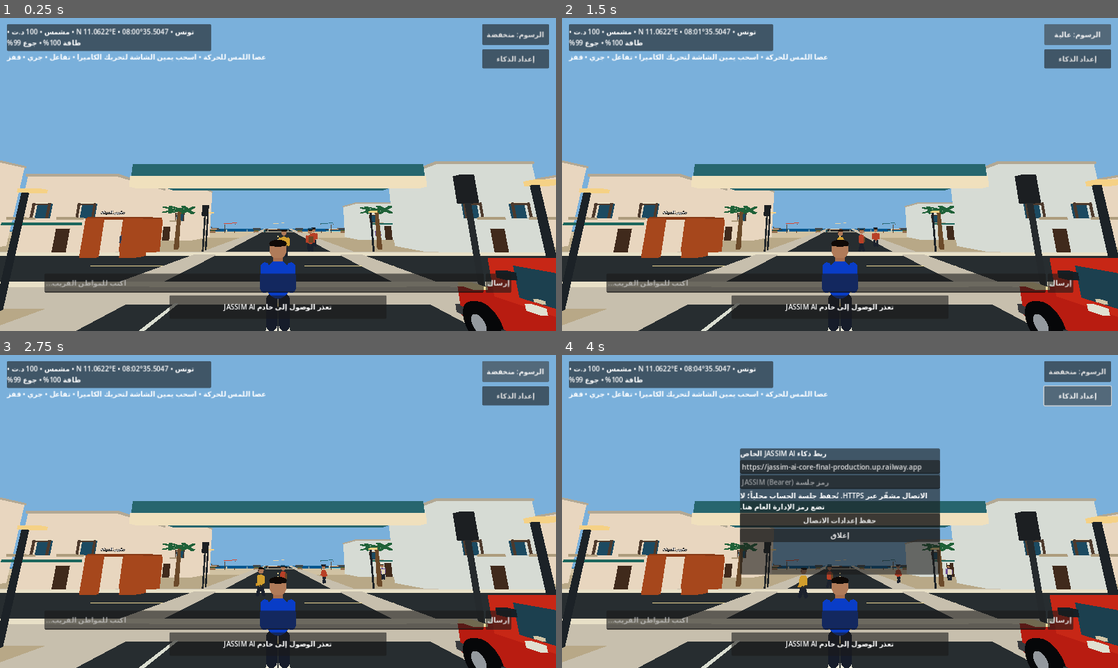
Above: before the commit, frames 1-4 (two rows, left to right).
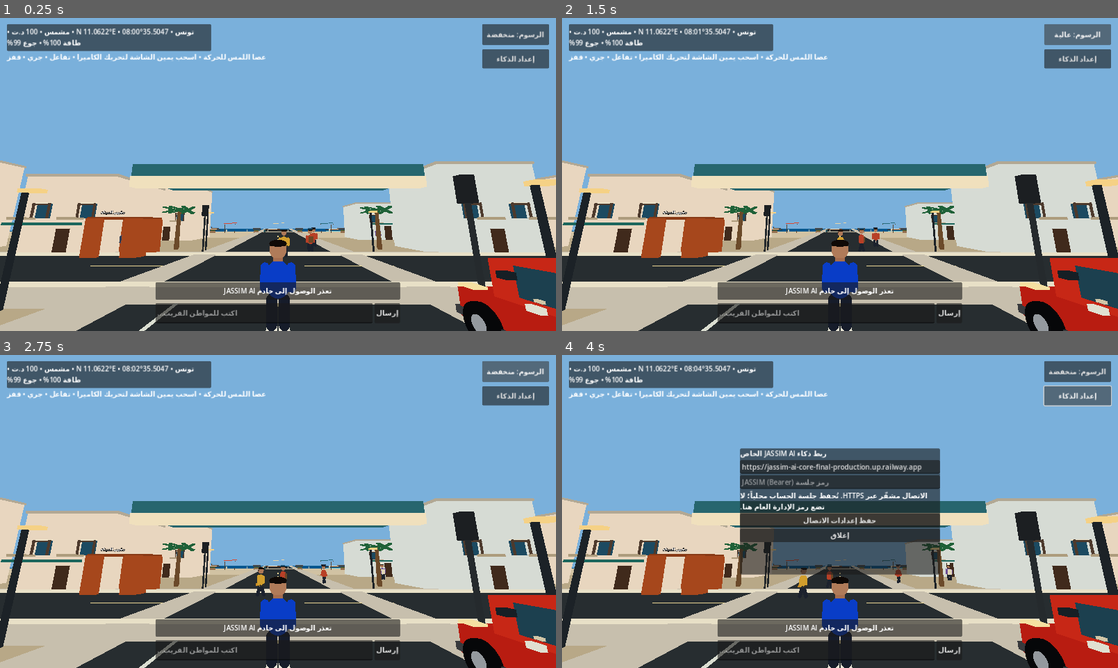
Above: after the commit, the same moments.

Repository: stevennpllk-crypto/REAL-LIFE-MAHDIA
Game: Godot game, scene res://scenes/Main.tscn
Same seed, same stepped clock (60 frames per second), same inputs: the game is played once before the commit and once after it.
Inputs:
- Up to frame 1 (0.25 s): no input
- Up to frame 2 (1.5 s): click "الرسوم: منخفضة" at 0.5 s; click "الرسوم: متوسطة" at 1.25 s
- Up to frame 3 (2.75 s): click "الرسوم: عالية" at 2 s
- Up to frame 4 (4 s): click "إرسال" at 2.75 s; click "إعداد الذكاء" at 3.5 s

The runs differ from the first frame. In frame 1, 3.6% of the frame differs, in the area x 8-92%, y 81-98%; in frame 2, 3.6%; in frame 3, 3.6%; in frame 4, 3.6%.

Commit message:
Fix mobile HUD overlap around chat and touch controls

Diff:
--- a/scripts/main.gd
+++ b/scripts/main.gd
@@ -353,14 +353,16 @@
 	hint_label.position = Vector2(16, 78)
 	layer.add_child(hint_label)
 	var message_panel := PanelContainer.new()
-	message_panel.anchor_left = 0.5
-	message_panel.anchor_right = 0.5
+	# Keep the message strip in the central safe zone: mobile action buttons
+	# occupy the lower-right corner and the movement stick occupies lower-left.
+	message_panel.anchor_left = 0.28
+	message_panel.anchor_right = 0.72
 	message_panel.anchor_top = 1.0
 	message_panel.anchor_bottom = 1.0
-	message_panel.offset_left = -250
-	message_panel.offset_right = 250
-	message_panel.offset_top = -82
-	message_panel.offset_bottom = -28
+	message_panel.offset_left = 0
+	message_panel.offset_right = 0
+	message_panel.offset_top = -112
+	message_panel.offset_bottom = -72
 	layer.add_child(message_panel)
 	var message_label := Label.new()
 	message_label.name = "LifeMessage"
@@ -371,12 +373,14 @@
 
 	# Lightweight chat input for the currently selected resident.
 	var chat_row := HBoxContainer.new()
-	chat_row.anchor_left = 0.08
-	chat_row.anchor_right = 0.92
+	# A compact center-bottom composer avoids covering the joystick and
+	# the three touch action buttons on 16:9 phones.
+	chat_row.anchor_left = 0.28
+	chat_row.anchor_right = 0.72
 	chat_row.anchor_top = 1.0
 	chat_row.anchor_bottom = 1.0
-	chat_row.offset_top = -132
-	chat_row.offset_bottom = -88
+	chat_row.offset_top = -64
+	chat_row.offset_bottom = -18
 	layer.add_child(chat_row)
 	chat_input = LineEdit.new()
 	chat_input.size_flags_horizontal = Control.SIZE_EXPAND_FILL
